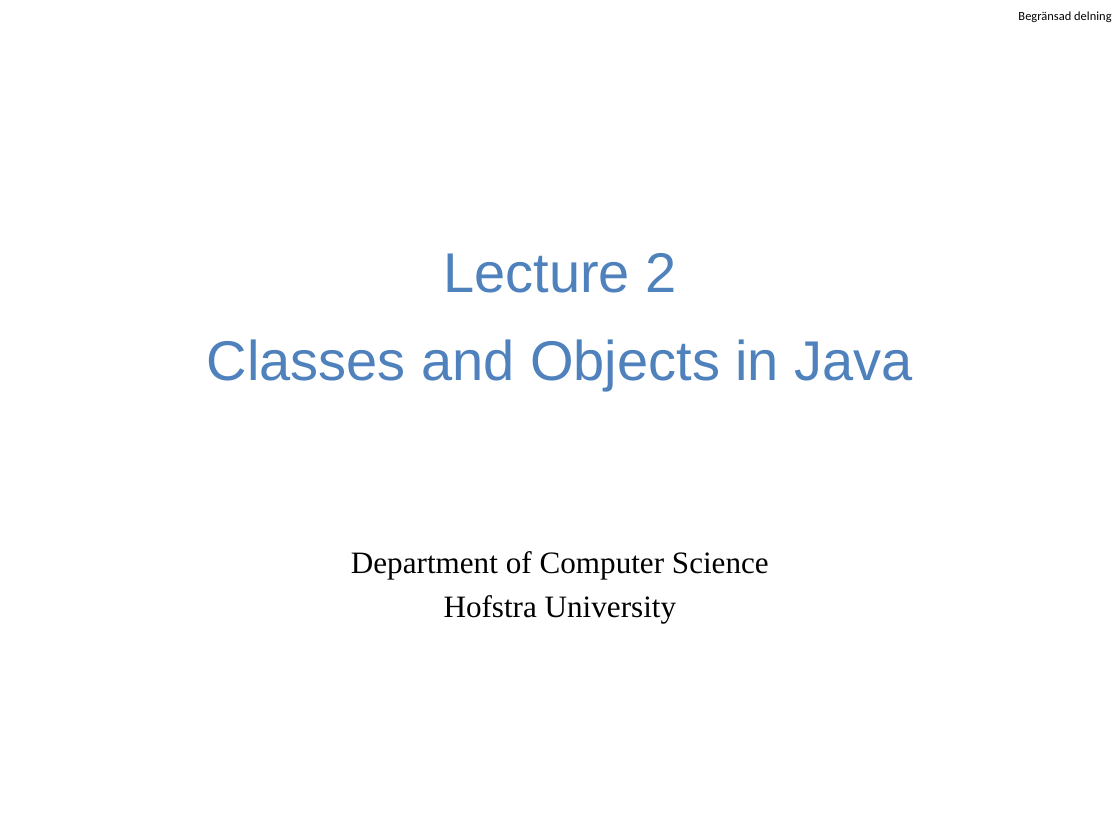
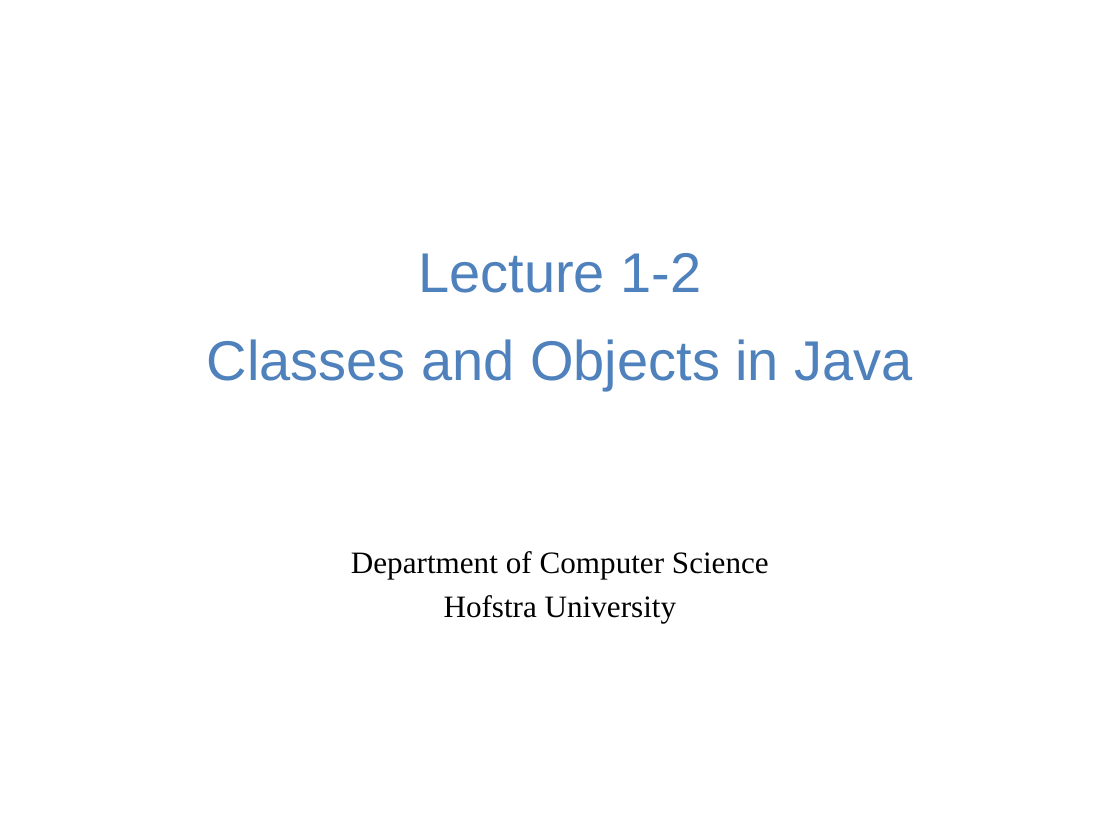
Before and after one commit to guhofstra/CSC111Fa25, a slide deck: slide 1 of PPTs/Lecture 2-classes and objects in java.pptx. Drawn at 1120x840 pixels with LibreOffice and Linux fonts; fonts in the diff are those of the drawing. Boxes give left, top, right and bottom in pixels: in the first picture for what was removed or moved away, otherwise in the second. Text is boxed around its words. In the diff, an @@ line names an element or a change of style, - is before the commit and + after.

```diff
--- a/PPTs/Lecture 2-classes and objects in java.pptx
+++ b/PPTs/Lecture 2-classes and objects in java.pptx
@@ text removed at (1018, 11, 1111, 22) @@
-Begränsad delning
@@ title at (207, 253, 913, 389): text changed @@
-Lecture 2
-Classes and Objects in Java
+Lecture 1-2
+Classes and Objects in Java
```
Also in this commit, not shown: 26 other slides changed, 3 slides added, 20 other files.
